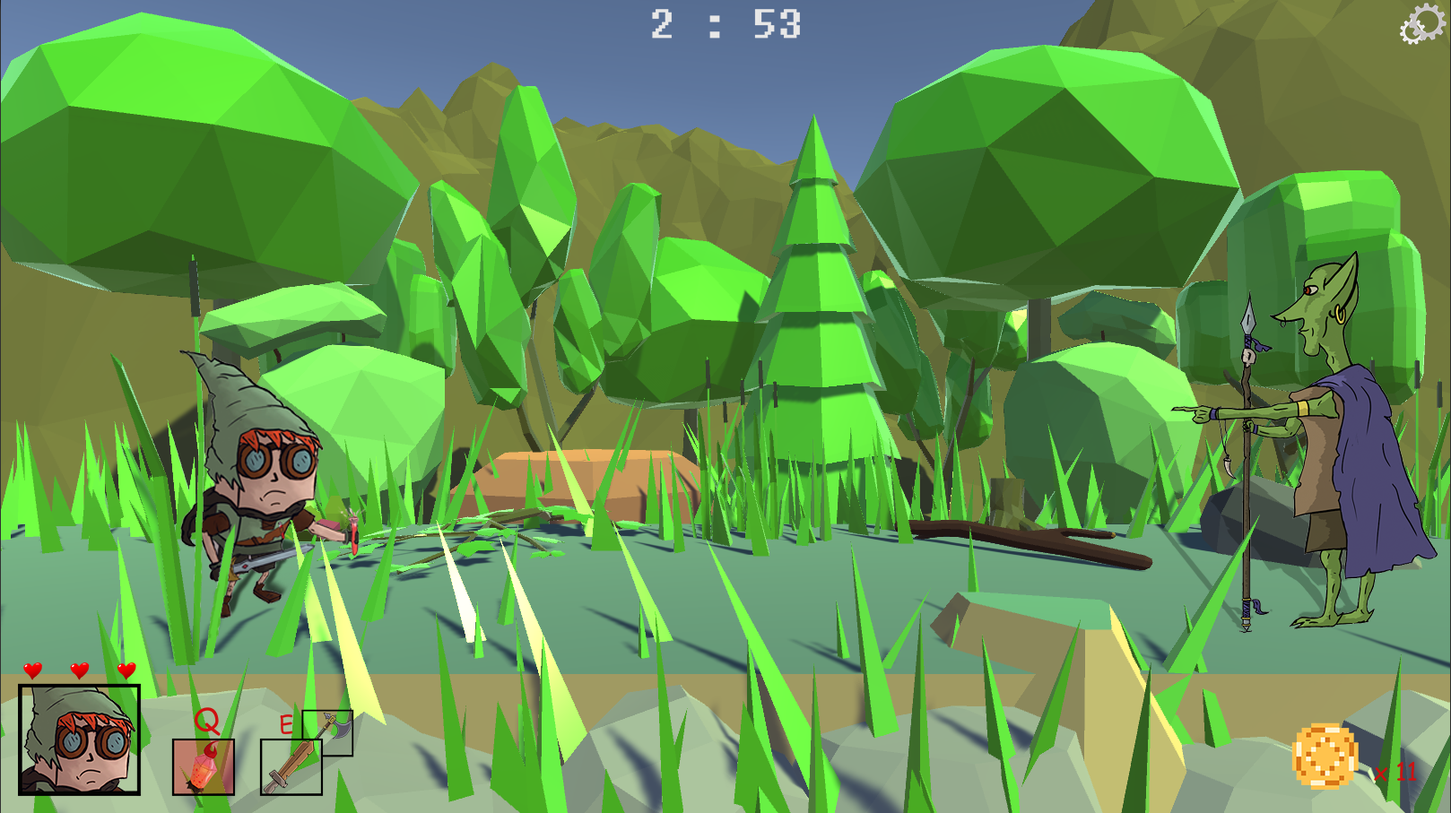
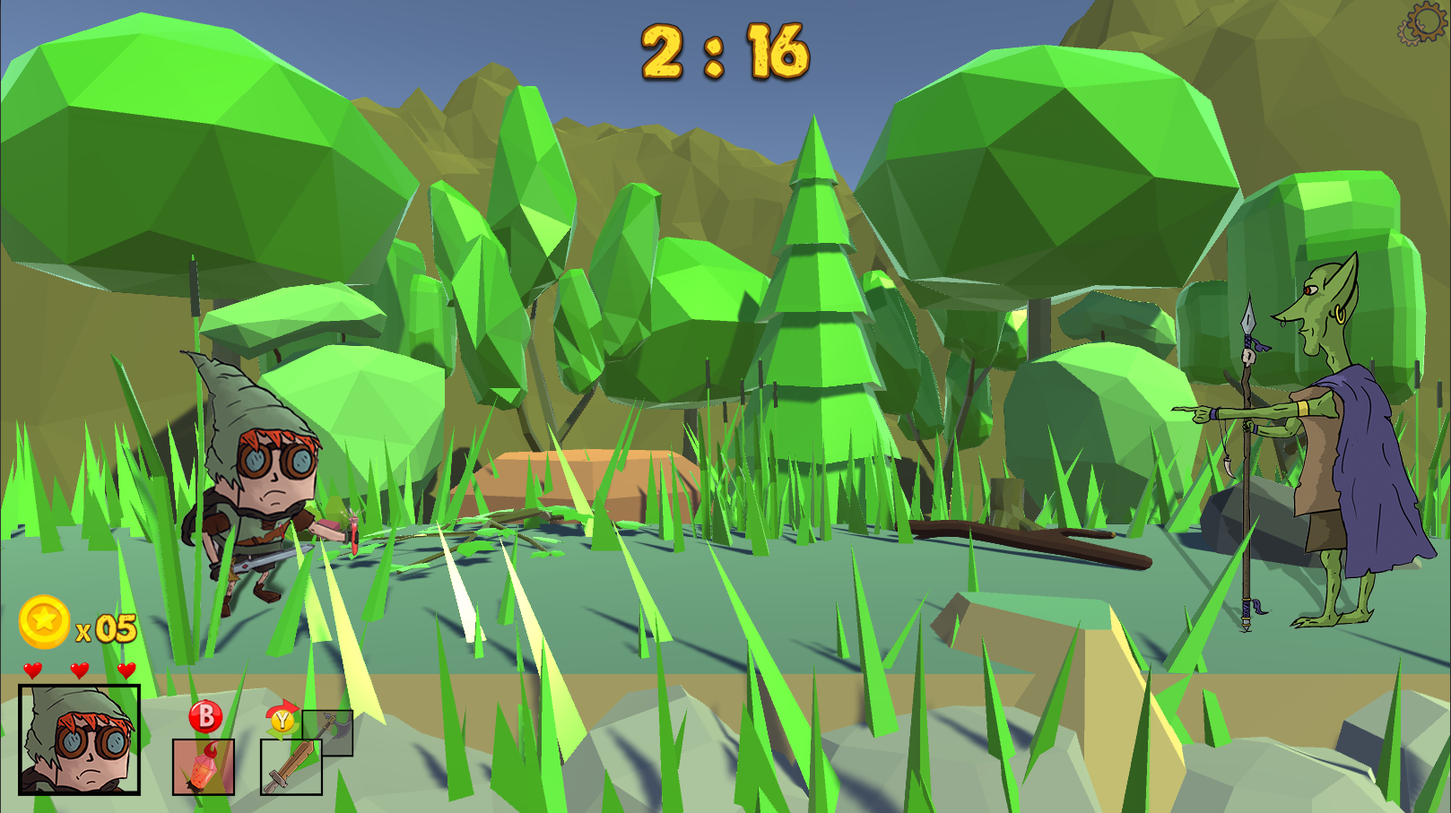
Before/after of a 1451 x 813 layered artwork. What changed in the layer stack:
added layer "Capa 4" above "Capa 3" over (639, 21, 812, 85)
added layer "Capa 3" above "Capa 2" over (74, 613, 139, 645)
added layer "Capa 2" above "Capa 1" over (17, 594, 71, 650)
added layer "Capa 1" above "Capa 5" over (265, 698, 301, 743)
added layer "Capa 5" above "Capa 7" over (1395, 0, 1448, 48)
added layer "Capa 7" (45%) above "Capa 6" over (303, 711, 352, 755)
added layer "Capa 6" above "Interfaz_con alpha" over (187, 699, 224, 735)
painted on "Interfaz_con alpha" over (193, 2, 1447, 790)
